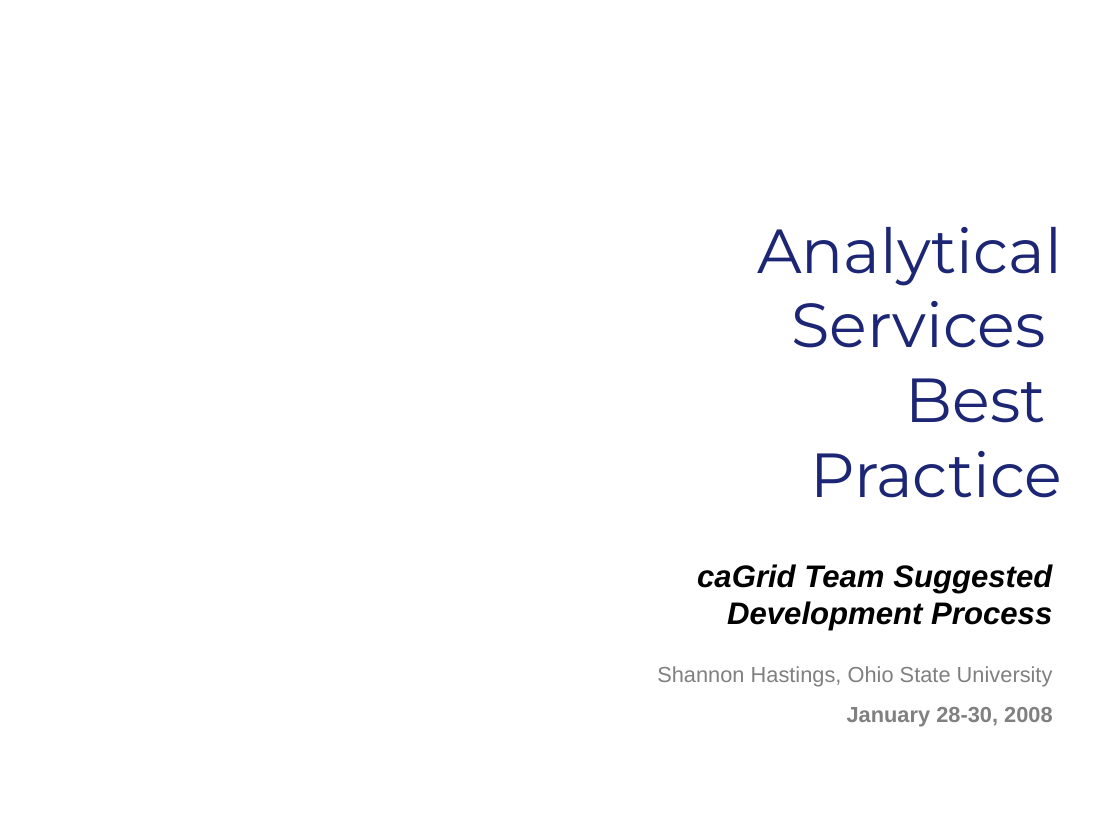
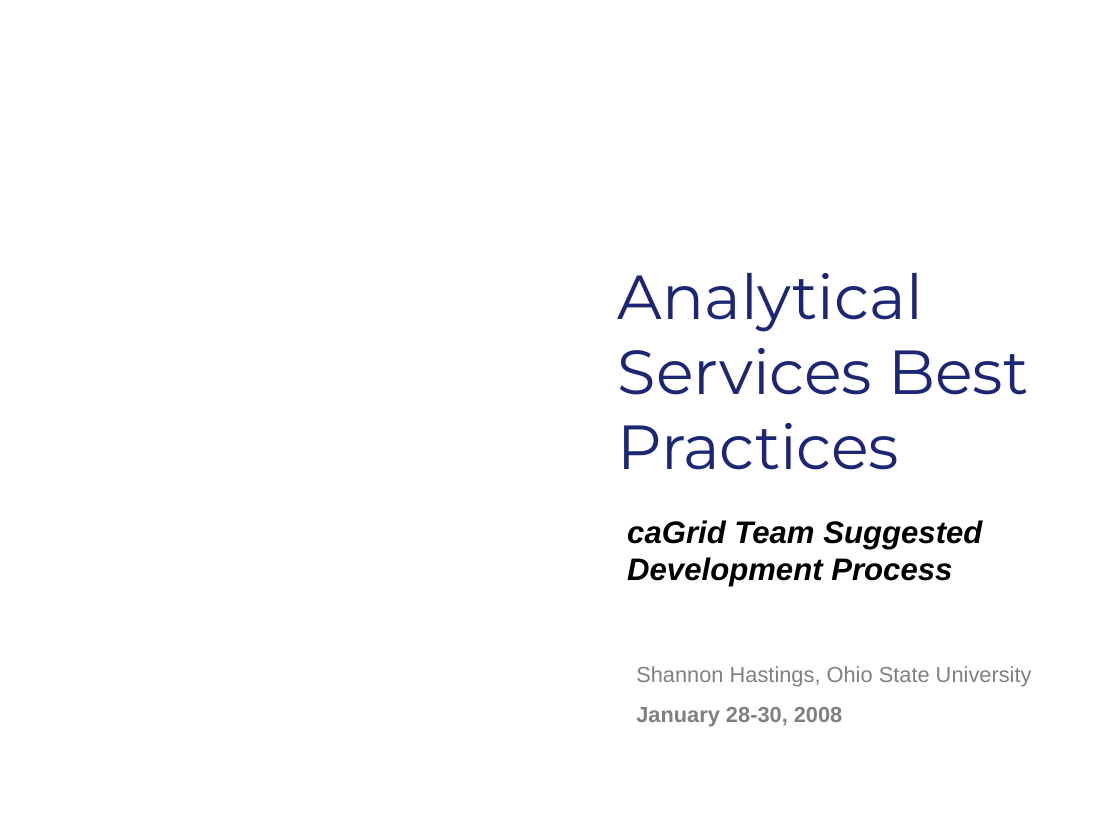
Before and after one commit to NCIP/cagrid-docs, a slide deck: slide 14 of presentations/200801_VCDE_ARCH/20080128_30_F2F_ASBP_Grid_BP.ppt (slide 1 before the commit). Drawn at 1120x840 pixels with LibreOffice and Linux fonts; fonts in the diff are those of the drawing; background and template pictures are left out. Boxes give left, top, right and bottom in pixels: in the first picture for what was removed or moved away, otherwise in the second. Text is boxed around its words. In the diff, an @@ line names an element or a change of style, - is before the commit and + after.

```diff
--- a/presentations/200801_VCDE_ARCH/20080128_30_F2F_ASBP_Grid_BP.ppt
+++ b/presentations/200801_VCDE_ARCH/20080128_30_F2F_ASBP_Grid_BP.ppt
@@ title at <box>618,273,1028,470</box>: text changed @@
-Analytical Services
-Best
-Practice
+Analytical Services Best Practices
@@ subtitle "caGrid Team Suggested Development Process" at <box>627,520,982,587</box>: alignment right to left @@
@@ subtitle "caGrid Team Suggested Development Process": place and size @@
-subtitle "caGrid Team Suggested Development Process" at <box>697,564,1052,631</box>
+subtitle "caGrid Team Suggested Development Process" at <box>627,520,982,587</box>
@@ text "Shannon Hastings, Ohio State University": place and size @@
-text "Shannon Hastings, Ohio State University" at <box>657,666,1053,727</box>
+text "Shannon Hastings, Ohio State University" at <box>636,666,1032,727</box>
@@ text "Shannon Hastings, Ohio State University" at <box>636,666,1032,727</box>: alignment right to left @@
```
Also in this commit, not shown: 4 other slides changed, 20 slides added.
